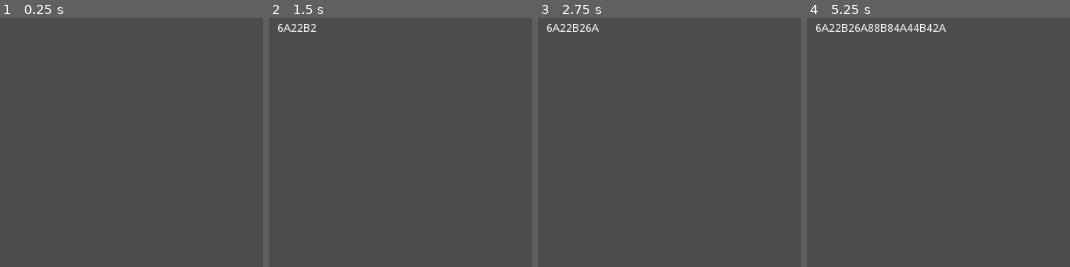
Above: before the commit, frames 1-4 (left to right).
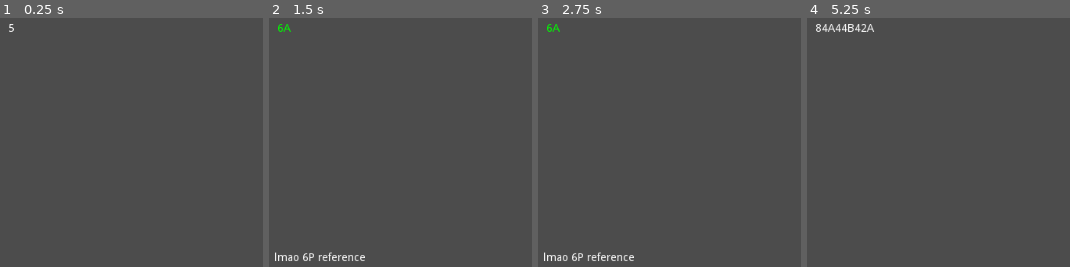
Above: after the commit, the same moments.

Repository: PistolRcks/flfa-project
Game: Godot game, scene res://debug/ComboTester.tscn
Two runs of this game, one before a commit and one after it. Both use one fixed random seed, a clock stepped at 60 frames per second and the inputs below.
Inputs:
- Up to frame 1 (0.25 s): no input
- Up to frame 2 (1.5 s): tap Enter at 0.5 s; hold D (right) 0.53-1.28 s; hold J (attack_a) 0.53-1.28 s; hold S (down) from 1.28 s (still down); tap K (attack_b) at 1.35 s
- Up to frame 3 (2.75 s): tap Space at 2 s; release S (down) at 2.03 s; hold D (right) from 2.03 s (still down); hold J (attack_a) from 2.03 s (still down)
- Up to frame 4 (5.25 s): release D (right) at 2.78 s; release J (attack_a) at 2.78 s; hold W (up) 2.78-3.53 s; tap K (attack_b) at 2.85, 4.35 s; tap Enter at 3.5, 5 s; hold J (attack_a) 3.53-4.28 s; hold A (left) 3.53-5.03 s; tap Space at 4.25 s; hold S (down) from 5.03 s (still down); hold J (attack_a) from 5.03 s (still down)

The runs differ from the first frame. In frame 1, less than 0.1% of the frame differs, in the area x 3-6%, y 2-6%; in frame 2, 0.8%; in frame 3, 0.9%; in frame 4, 1.0%, in the area x 3-53%, y 2-6%.

Commit message:
Minor combos added, correctly work now (arrays start at 0)

Diff:
--- a/debug/ComboTester.tscn
+++ b/debug/ComboTester.tscn
@@ -20,10 +20,26 @@
 "_edit_use_anchors_": false
 }
 
-[node name="RichTextLabel" type="RichTextLabel" parent="MarginContainer"]
+[node name="VSplitContainer" type="VBoxContainer" parent="MarginContainer"]
 margin_left = 8.0
 margin_top = 8.0
 margin_right = 1016.0
 margin_bottom = 592.0
 
+[node name="Inputs" type="RichTextLabel" parent="MarginContainer/VSplitContainer"]
+margin_right = 1008.0
+margin_bottom = 290.0
+size_flags_vertical = 3
+bbcode_enabled = true
+
+[node name="Combos" type="RichTextLabel" parent="MarginContainer/VSplitContainer"]
+margin_top = 294.0
+margin_right = 1008.0
+margin_bottom = 584.0
+size_flags_vertical = 3
+bbcode_enabled = true
+__meta__ = {
+"_edit_use_anchors_": false
+}
+
 [node name="ComboController" parent="." instance=ExtResource( 1 )]
--- a/project.godot
+++ b/project.godot
@@ -42,11 +42,11 @@
 "deadzone": 0.5,
 "events": [  ]
 }
-ui_left={
+ui_focus_prev={
 "deadzone": 0.5,
 "events": [  ]
 }
-ui_focus_prev={
+ui_left={
 "deadzone": 0.5,
 "events": [  ]
 }
--- a/util/ComboController.gd
+++ b/util/ComboController.gd
@@ -1,13 +1,27 @@
 extends Node
 
-# Attacks are A and B (G stands for both A and B). Notation is keypad notation
+# TODO: Make neutral inputs less likely to happen accidentally
+# FIXME: Fix accidental reinputting of direction input (line 56)
+
+# Numpad notation:
+# 7 8 9 UL U UR
+# 4 5 6 L  N R
+# 1 2 3 DL D DR
+
+# Attacks are A and B (G stands for both A and B). Notation is numpad notation
 var combo_list = [
-	["A", "Punch"],
-	["236A", "Fireball"],
-	["623A", "Dragon Punch"]
+	["236.?A$", "Fireball"],		# Quartercircle Forward + A (additional char for ease of input)
+	["65?23.?A$", "Dragon Punch"],	# Z motion forward (optional neutral) + A (additional char for ease of input)
+	["5A$", "Punch"],				# Just A (technically neutral A)
+	["6A$", "lmao 6P reference"]	# Forward + A
 ]
 
 var recent_inputs = " "
+var combo_performed = ""
+
+onready var input_holder = $InputHolder
+var input_being_held = false
+var INPUT_HOLD_TIME = 0.5	# The amount of time to pause after making a combo (currently only for testing purposes)
 
 func _process(delta):
 	# Read inputs, convert into numpad notation (maybe this should be done player-side? will fix later)
@@ -15,12 +29,8 @@
 	var down = Input.is_action_pressed("down")
 	var left = Input.is_action_pressed("left")
 	var right = Input.is_action_pressed("right")
-	var numpad # assume input is neutral
+	var numpad = 5 # assume input is neutral
 	var input_to_process = ""
-
-	# 7 8 9
-	# 4 5 6
-	# 1 2 3
 
 	# Turn inputs into numpad notation (really awful form, don't care)
 	# check for more complex inputs before less complex inputs so we don't need to make things
@@ -44,20 +54,32 @@
 		input_to_process += "B"
 
 	# don't repeat inputs
-	if input_to_process != recent_inputs.right(recent_inputs.length()-input_to_process.length()):
+	if input_to_process != recent_inputs.right(recent_inputs.length()-input_to_process.length()) \
+			and not input_being_held:
 		recent_inputs += input_to_process
 
+	# Check if we finished a combo
+	if not input_being_held:
+		for combo in combo_list:
+			var regex = RegEx.new()
+			regex.compile(combo[0])
+			var result = regex.search(recent_inputs)
+			if result:
+				print(combo[1] + " performed!")
+				combo_performed = combo[1]
+				input_holder.start(INPUT_HOLD_TIME)
+				# Make text green where the combo landed
+				recent_inputs = recent_inputs.left(result.get_start()) + "[color=#00FF00]" + recent_inputs.substr(result.get_start(), combo[0].length()) + "[/color]"
+				input_being_held = true
+				break
+
+	# Send data to richtextlabels (temp)
+	get_node("../MarginContainer/VSplitContainer/Inputs").bbcode_text = recent_inputs
+	get_node("../MarginContainer/VSplitContainer/Combos").bbcode_text = combo_performed
+	pass
 
 
-	# Check if we finished a combo (FIXME: Doesn't work lmao)
-	for combo in combo_list:
-		var regex = RegEx.new()
-		regex.compile(combo[1])
-		var result = regex.search(recent_inputs)
-		if result:
-			print(combo[2] + " performed!")
-			break
-
-	# Send data to richtextlabel (temp)
-	get_node("../MarginContainer/RichTextLabel").bbcode_text = recent_inputs
-	pass
+func _on_InputHolder_timeout():
+	input_being_held = false
+	recent_inputs = " "
+	combo_performed = ""
--- a/util/ComboController.tscn
+++ b/util/ComboController.tscn
@@ -4,3 +4,8 @@
 
 [node name="ComboController" type="Node"]
 script = ExtResource( 1 )
+
+[node name="InputHolder" type="Timer" parent="."]
+one_shot = true
+
+[connection signal="timeout" from="InputHolder" to="." method="_on_InputHolder_timeout"]
